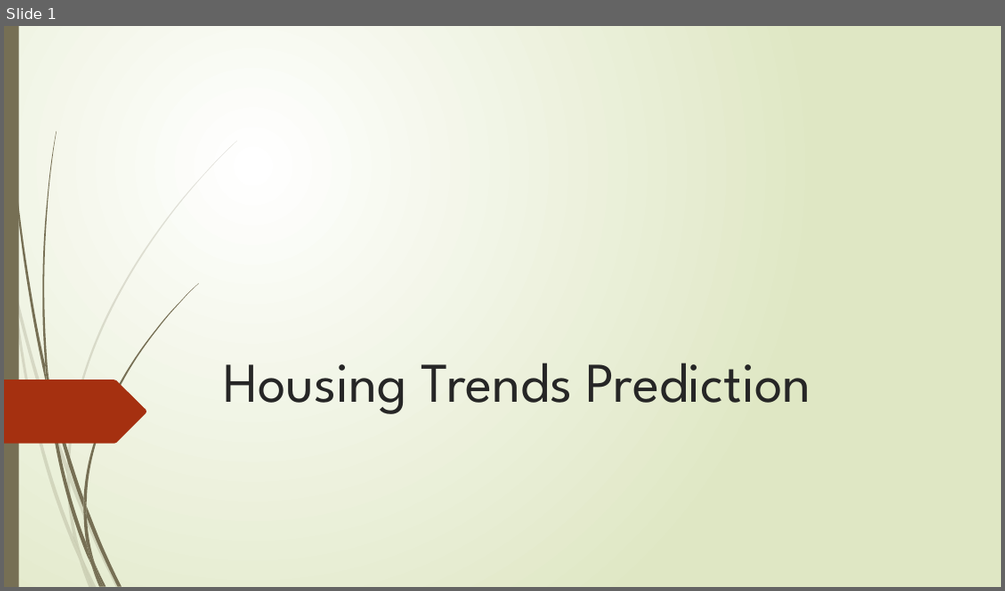
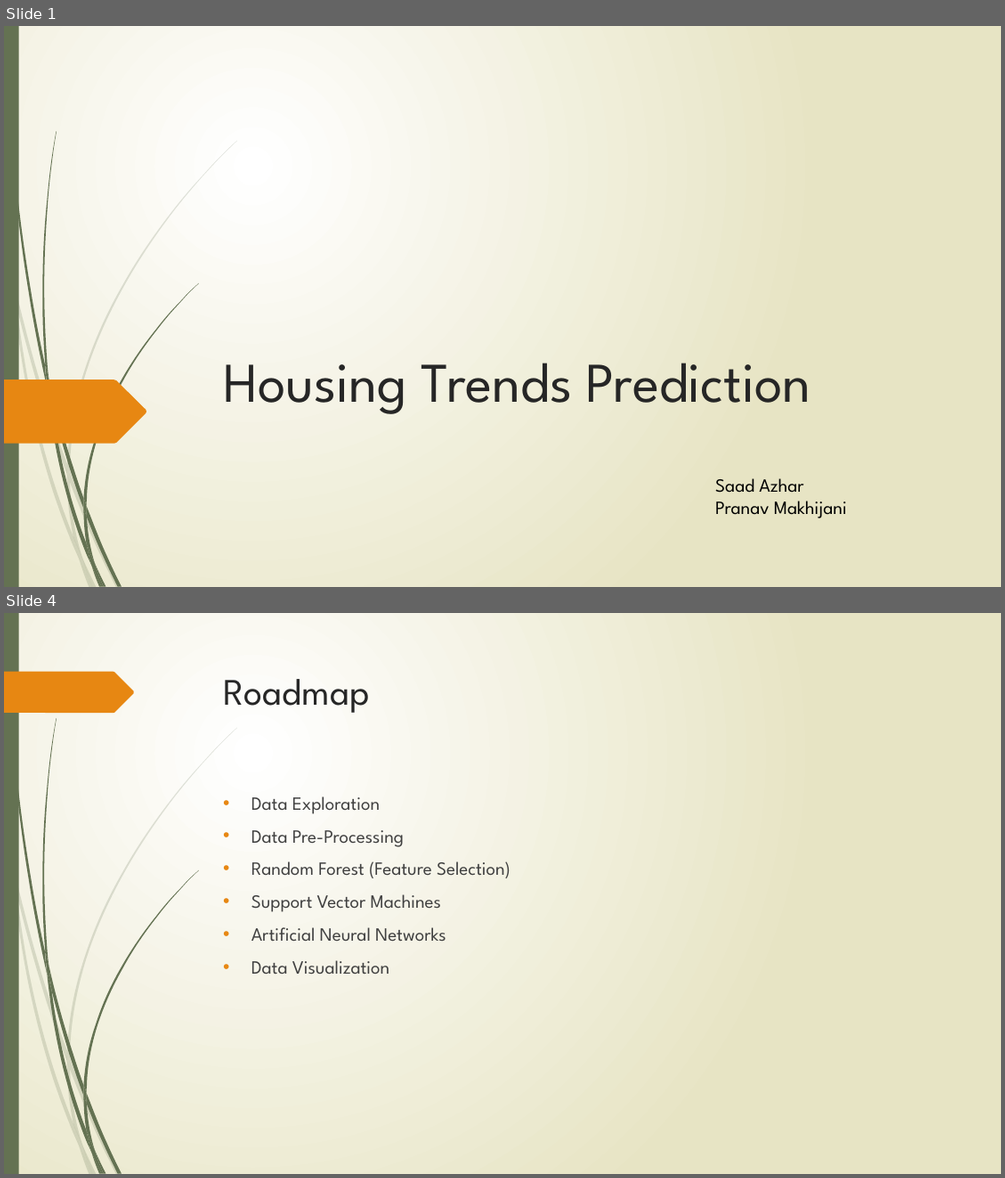
Before and after one commit to saadazhar1/Housing-Trends-Price-Prediction, a slide deck: Housing Trends Prediction.pptx. Shown one above the other, each under a label of ours: slide 1 before the commit, slides 1 and 4 after it; the slides between them are not shown. The pictures are 1005x591 and 1005x1178 pixels, drawn with LibreOffice and Linux fonts; fonts in the diff are those of the drawing. Boxes give left, top, right and bottom in pixels: in the first picture for what was removed or moved away, otherwise in the second. Text is boxed around its words. In the diff, an @@ line names an element or a change of style, - is before the commit and + after.

```diff
--- a/Housing Trends Prediction.pptx
+++ b/Housing Trends Prediction.pptx
@@ slide 4 added at (4, 613, 1001, 1174), background gradient #FFFFFF to #E8E6C4; not listed: 23 template elements that a slide beside it also shows @@
@@ freeform shape added at (4, 672, 134, 713), fill #E78712 @@
@@ title added at (224, 679, 370, 713), 36 pt, text #262626 @@
+Roadmap
@@ text added at (251, 796, 510, 973), 18 pt, text #404040 @@
+• Data Exploration
+• Data Pre-Processing
+• Random Forest (Feature Selection)
+• Support Vector Machines
+• Artificial Neural Networks
+• Data Visualization
@@ slide 1 changed as well @@
@@ background gradient #FFFFFF to #DFE8C4 to gradient #FFFFFF to #E8E6C4 @@
@@ freeform shape at (7, 26, 47, 386): fill #766F54 to #647252; outline redrawn @@
@@ fill #766F54 to #647252 in 12 elements at (48, 379, 83, 508), (86, 506, 121, 586), (47, 383, 91, 566), (96, 564, 106, 587), (45, 362, 52, 403), (83, 283, 198, 506), (91, 566, 101, 587), (83, 508, 95, 564), (83, 498, 86, 516), (86, 543, 104, 586), (4, 26, 19, 587), (42, 131, 57, 379) @@
@@ freeform shape at (4, 379, 146, 443): fill #A53010 to #E78712 @@
@@ text added at (715, 478, 847, 518), 18 pt, text #000000 @@
+Saad Azhar
+Pranav Makhijani
@@ fill #766F54 at 20% opacity to #647252 at 20% opacity in 10 elements at (4, 237, 12, 288), (15, 284, 67, 474), (70, 472, 120, 587), (82, 557, 97, 587), (12, 288, 80, 560), (67, 474, 82, 557), (67, 141, 237, 472), (80, 560, 93, 587), (67, 464, 70, 483), (73, 537, 93, 587) @@
```
Also in this commit, not shown: 20 other slides added, 21 slides removed, 4 other files.
